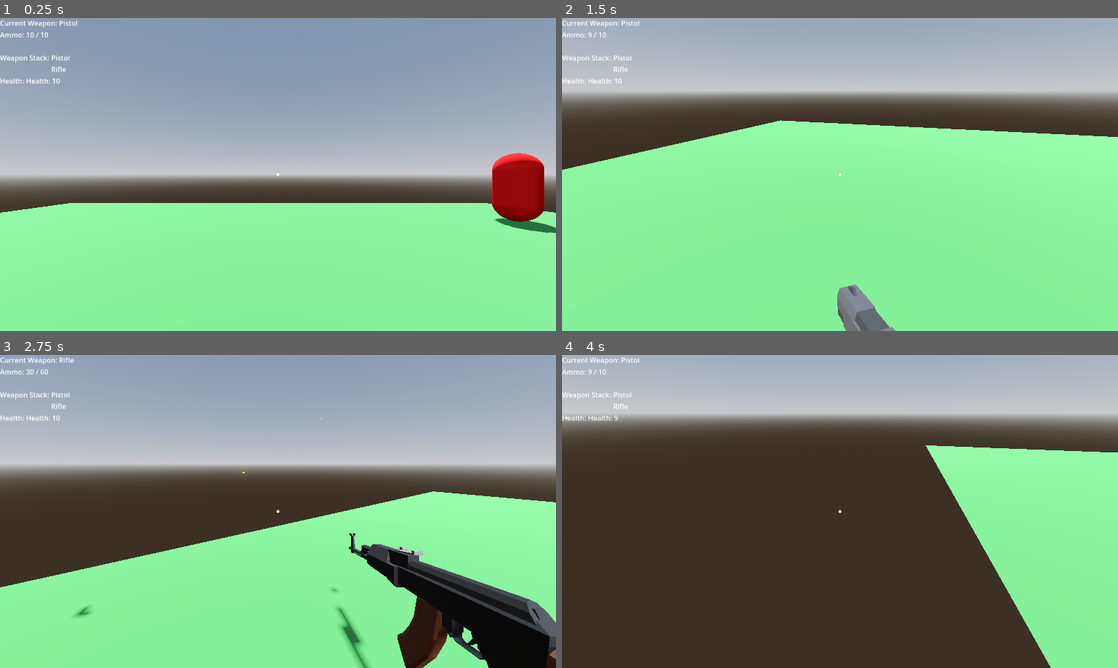
Above: before the commit, frames 1-4 (two rows, left to right).
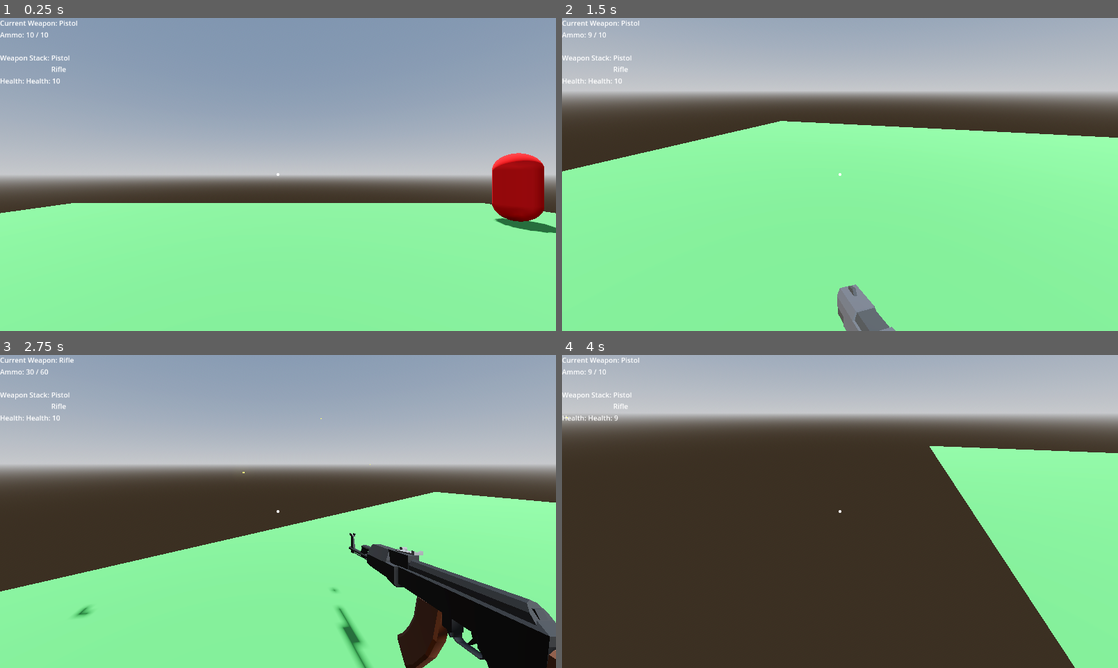
Above: after the commit, the same moments.

Repository: JunH0128/ShooterGame
Game: Godot game, scene res://Game.tscn
Two runs of this game, one before a commit and one after it. Both use one fixed random seed, a clock stepped at 60 frames per second and the inputs below.
Inputs (mouse positions are in pixels of both pictures, inside the frame that each line leads up to):
- Up to frame 1 (0.25 s): no input
- Up to frame 2 (1.5 s): tap Enter (ui_accept) at 0.5, 0.77 s; move the mouse to (962, 158) at 0.52 s; hold D (right) 0.53-1.28 s; hold Mouse wheel down (Weapon_Down) 0.53-1.28 s; click (962, 158) at 0.67 s; move the mouse to (812, 174) at 1.27 s; hold W (up) from 1.28 s (still down); tap Mouse wheel up (Weapon_Up) at 1.35 s
- Up to frame 3 (2.75 s): keep holding W (up); tap Enter (ui_accept) at 1.52 s; move the mouse to (289, 505) at 2.02 s; press the mouse at (289, 505) at 2.03 s
- Up to frame 4 (4 s): keep holding W (up); move the mouse to (834, 517) at 2.77 s; release the mouse at (834, 517) at 2.78 s; tap Mouse wheel down (Weapon_Down) at 2.85 s; tap Enter (ui_accept) at 3.02, 3.77 s; move the mouse to (878, 514) at 3.52 s; hold Mouse wheel up (Weapon_Up) from 3.53 s (still down)

The runs differ from the first frame. In frame 1, less than 0.1% of the frame differs, in the area x 0-100%, y 59-63%; in frame 2, 0.2%; in frame 3, 0.7%; in frame 4, 1.8%, in the area x 65-100%, y 28-100%.

Commit message:
more assets
added more asset in project

Diff:
--- a/shooter-game/Game.tscn
+++ b/shooter-game/Game.tscn
@@ -38,7 +38,7 @@
 [node name="Player" parent="." instance=ExtResource("1_wbfu4")]
 
 [node name="MeshInstance3D" type="MeshInstance3D" parent="."]
-transform = Transform3D(10, 0, 0, 0, 10, 0, 0, 0, 10, 0, 0, 0)
+transform = Transform3D(9.87619, 0, 0, 0, 9.87619, 0, 0, 0, 9.87619, 0, 0, 0)
 layers = 7
 mesh = SubResource("PlaneMesh_hpuew")
 surface_material_override/0 = SubResource("StandardMaterial3D_8r0ko")
--- /dev/null
+++ b/shooter-game/Heal.gd
@@ -0,0 +1,16 @@
+extends Area3D
+
+@export var heal_amount := 25  # Adjust in inspector
+
+func _ready():
+	# Direct signal connection (most reliable)
+	body_entered.connect(_on_body_entered)
+
+func _on_body_entered(body):
+	# Debug prints to verify everything works
+	print("Collision with:", body.name)
+
+	if body.is_in_group("Player") and body.has_method("take_heal"):
+		print("Giving health to player")
+		body.take_heal(heal_amount)
+		queue_free()  # Remove pickup
--- /dev/null
+++ b/shooter-game/HealBox.tscn
@@ -0,0 +1,18 @@
+[gd_scene load_steps=4 format=3 uid="uid://b4qsvo1gy7e6"]
+
+[ext_resource type="Script" uid="uid://dihbnsnmr8xnp" path="res://Heal.gd" id="1_oauvi"]
+[ext_resource type="PackedScene" uid="uid://uc27qkr4sxsu" path="res://Assets/Helth Box.glb" id="2_wmjtr"]
+
+[sub_resource type="BoxShape3D" id="BoxShape3D_6egnp"]
+
+[node name="Node3D" type="Area3D"]
+script = ExtResource("1_oauvi")
+
+[node name="Root Scene" parent="." instance=ExtResource("2_wmjtr")]
+transform = Transform3D(0.5, 0, 0, 0, 0.5, 0, 0, 0, 0.5, 0, 0, 0)
+
+[node name="CollisionShape3D" type="CollisionShape3D" parent="."]
+transform = Transform3D(3, 0, 0, 0, 3, 0, 0, 0, 3, 0, 0, 0)
+shape = SubResource("BoxShape3D_6egnp")
+
+[connection signal="area_entered" from="." to="." method="_on_area_entered"]
--- a/shooter-game/Weapon Resource/bullet_debug.gd
+++ /dev/null
@@ -1 +0,0 @@
-extends Sprite3D
--- a/shooter-game/ammo.tscn
+++ b/shooter-game/ammo.tscn
@@ -13,7 +13,7 @@
 transform = Transform3D(2, 0, 0, 0, 2, 0, 0, 0, 2, 0, 0, 0)
 
 [node name="CollisionShape3D" type="CollisionShape3D" parent="."]
-transform = Transform3D(2, 0, 0, 0, 2, 0, 0, 0, 2, 0.0256958, 0.412842, -0.160492)
+transform = Transform3D(2, 0, 0, 0, 2, 0, 0, 0, 2, 0.106533, 0.412842, -0.160492)
 shape = SubResource("BoxShape3D_rfx0k")
 
 [connection signal="body_entered" from="." to="." method="_on_body_entered"]
Binary file added: shooter-game/Assets/Helth Box.glb
Not shown, added: shooter-game/Assets/Helth Box.glb.import
Binary file added: shooter-game/Gunplay.fbx
Not shown, added: shooter-game/Gunplay.fbx.import
Not shown, added: shooter-game/Heal.gd.uid
Not shown, added: shooter-game/Rifle Idle.fbx.import
Binary file added: shooter-game/Rifle Idle_0.png
Not shown, added: shooter-game/Rifle Idle_0.png.import
Binary file added: shooter-game/Rifle Idle_1.png
Not shown, added: shooter-game/Rifle Idle_1.png.import
Binary file added: shooter-game/Rifle Idle_2.png
Not shown, added: shooter-game/Rifle Idle_2.png.import
(and 8 more such lines)
